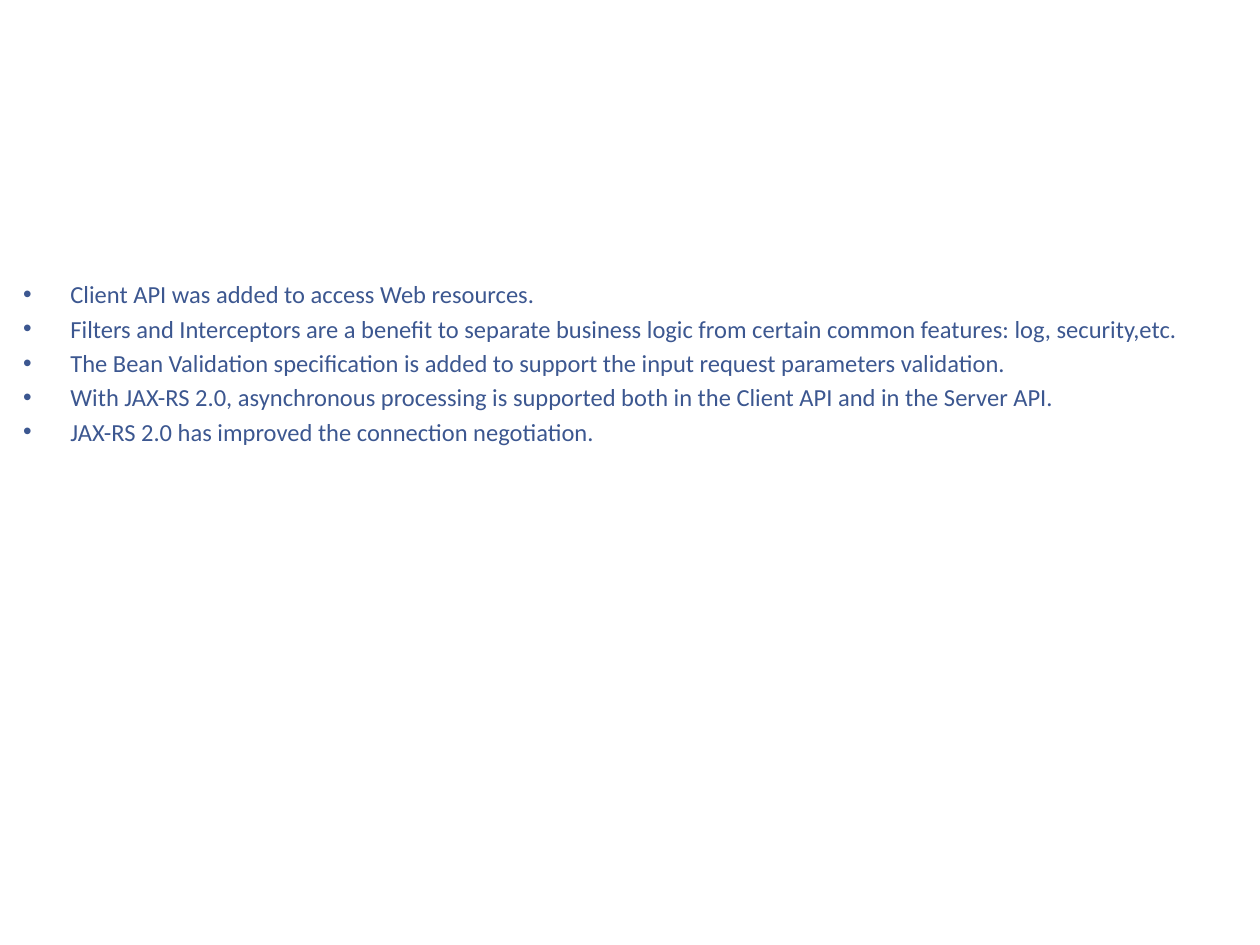
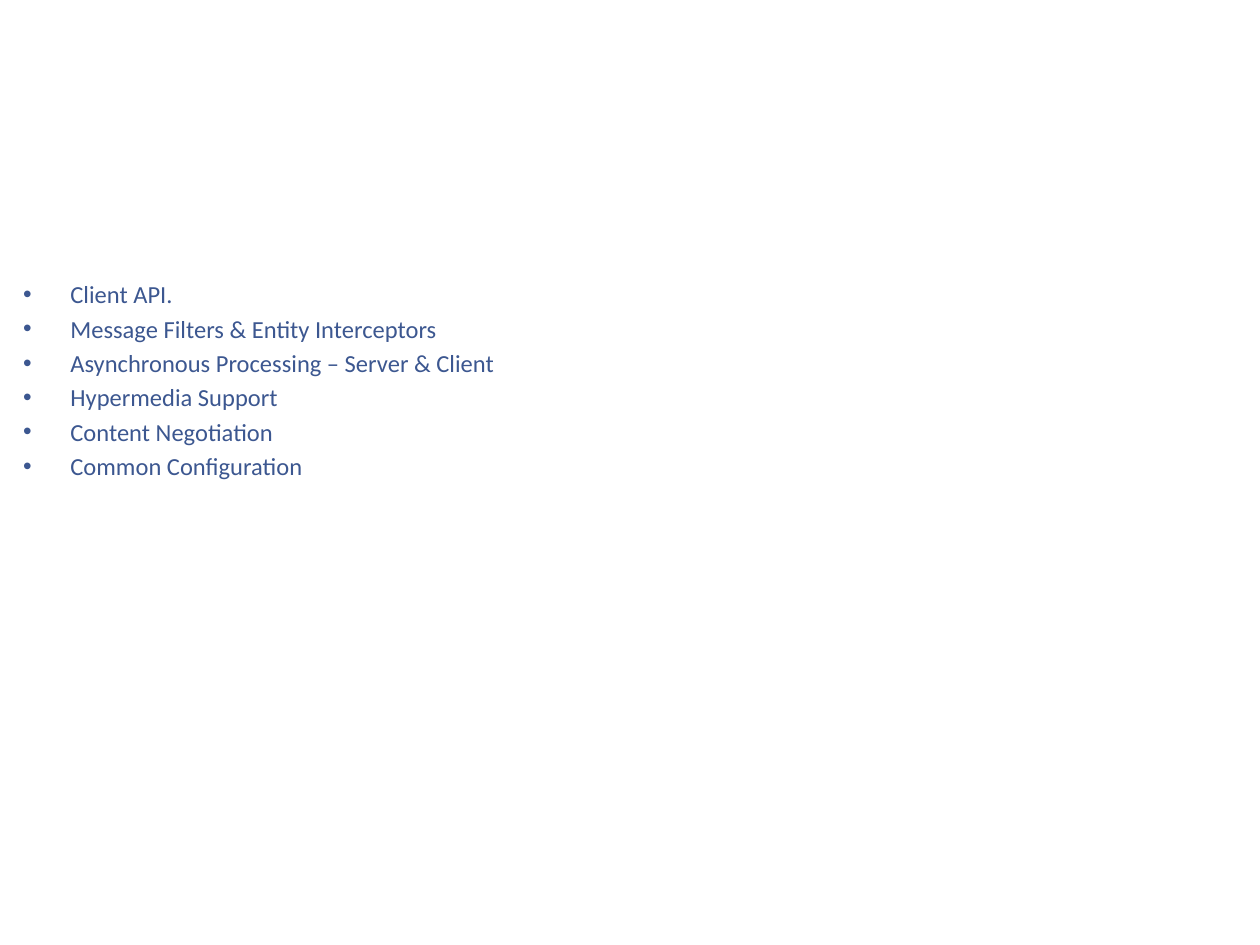
Before and after one commit to kenshincommon/ppts, a slide deck: slide 27 of Presentations/JavaEnterprise7/JavaEnterprise7.pptx (slide 51 before the commit). Drawn at 1260x945 pixels with LibreOffice and Linux fonts; fonts in the diff are those of the drawing; background and template pictures are left out. Boxes give left, top, right and bottom in pixels: in the first picture for what was removed or moved away, otherwise in the second. Text is boxed around its words. In the diff, an @@ line names an element or a change of style, - is before the commit and + after.

```diff
--- a/Presentations/JavaEnterprise7/JavaEnterprise7.pptx
+++ b/Presentations/JavaEnterprise7/JavaEnterprise7.pptx
@@ text at [70,286,493,479]: text changed @@
-• Client API was added to access Web resources.
-• Filters and Interceptors are a benefit to separate business logic from certain common features: log, security,etc.
-• The Bean Validation specification is added to support the input request parameters validation.
-• With JAX-RS 2.0, asynchronous processing is supported both in the Client API and in the Server API.
-• JAX-RS 2.0 has improved the connection negotiation.
+• Client API.
+• Message Filters & Entity Interceptors
+• Asynchronous Processing – Server & Client
+• Hypermedia Support
+• Content Negotiation
+• Common Configuration
```
Also in this commit, not shown: 22 other slides changed, 41 slides added, 31 slides removed, 1 other file.
